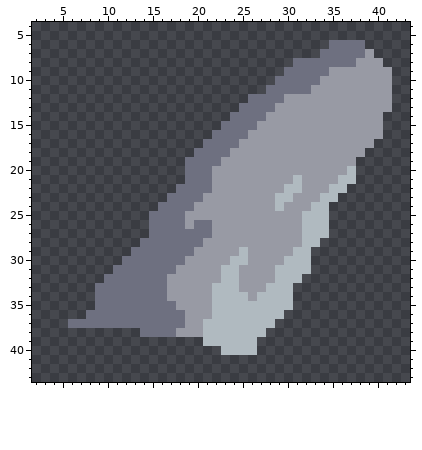
File history of a sprite sheet, sprites/units/buffed/buffed-flare-left-arm2.png. Above: the version before the commit.
The file is 68x94 pixels. Shown: x 2..43, y 4..43.
After:
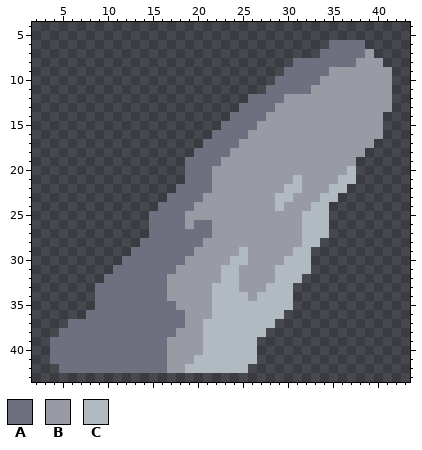
Palette (. is transparent): A #6e7080  B #989aa4  C #b0bac0
Changes in this commit:
The edit adds colour A in row 38 at x 5 to 13; in rows 39 to 41 at x 4 to 16; in row 42 at x 5 to 16.
The edit adds colour B in rows 39 to 40 at x 17 to 20; in row 41 at x 17 to 19; in row 42 at x 17 to 18.
The edit adds colour C in row 40 at x 21 to 22; in row 41 at x 20 to 26; in row 42 at x 19 to 25.
Changed places in both pictures, as pixel boxes (x1, y1, x2, y2):
added: (50, 328, 257, 373)
